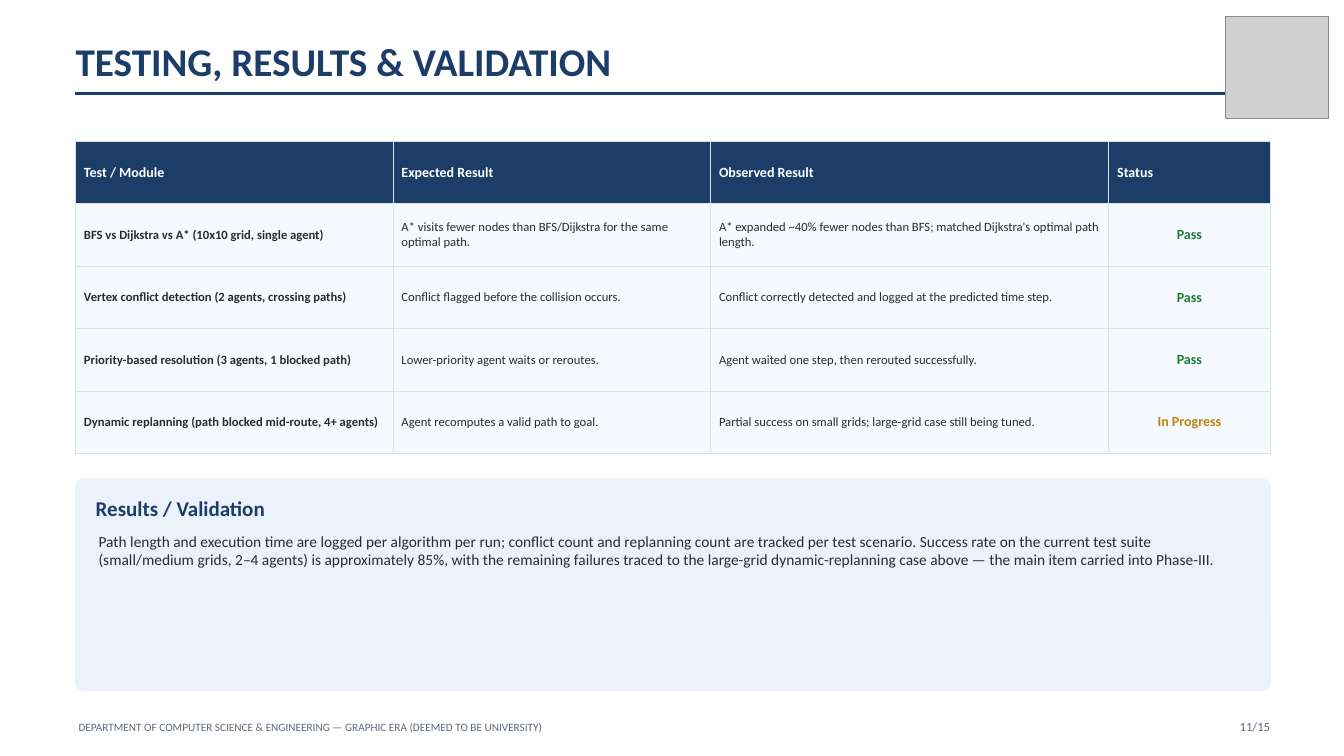
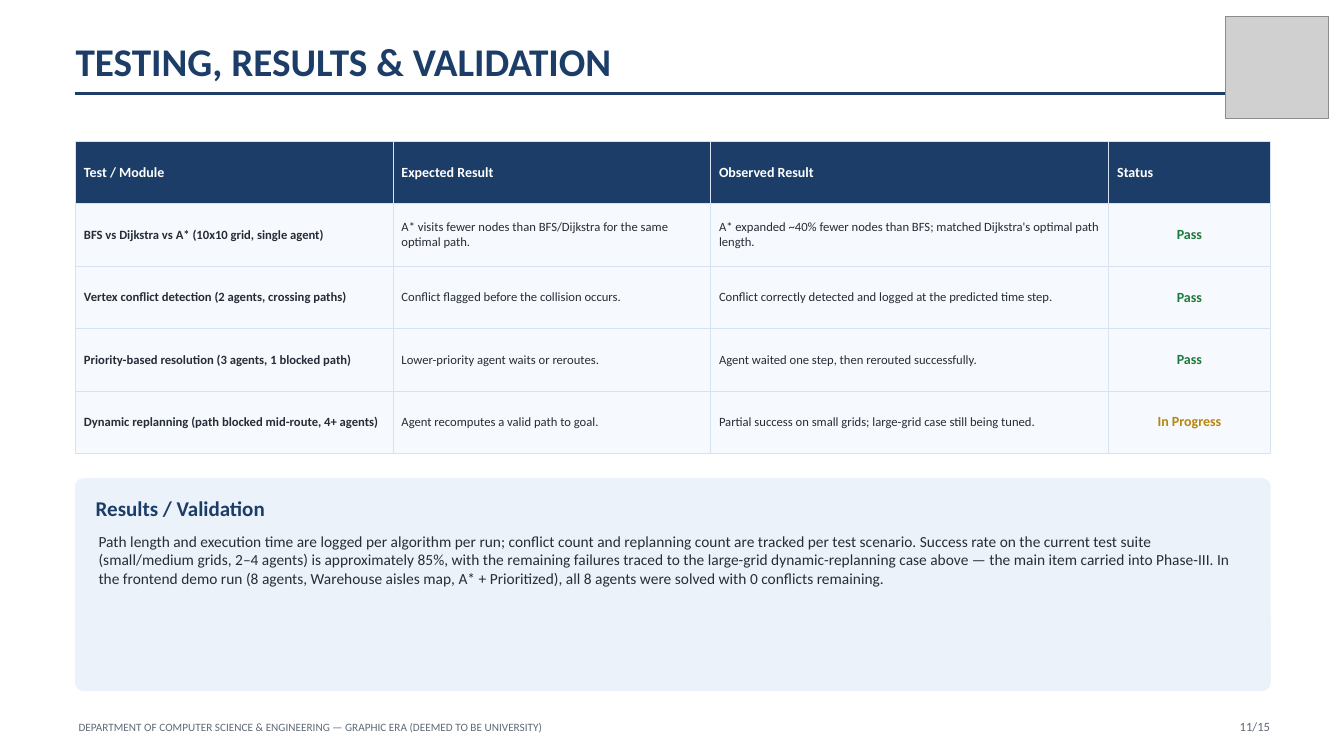
Before and after one commit to ayushirautela123/Simulator-for-Path-Planning-of-Multi-Agent, a slide deck: slide 11 of TeamAFK_PhaseII_Evaluation.pptx. Drawn at 1344x756 pixels with LibreOffice and Linux fonts; fonts in the diff are those of the drawing; grey boxes stand for pictures. Boxes give left, top, right and bottom in pixels: in the first picture for what was removed or moved away, otherwise in the second. Text is boxed around its words. In the diff, an @@ line names an element or a change of style, - is before the commit and + after.

Commit message:
Updated ppt for phase 2 of PBL- SPPM

```diff
--- a/TeamAFK_PhaseII_Evaluation.pptx
+++ b/TeamAFK_PhaseII_Evaluation.pptx
@@ text at (99,536,1229,587): text changed @@
-Path length and execution time are logged per algorithm per run; conflict count and replanning count are tracked per test scenario. Success rate on the current test suite (small/medium grids, 2–4 agents) is approximately 85%, with the remaining failures traced to the large-grid dynamic-replanning case above — the main item carried into Phase-III.
+Path length and execution time are logged per algorithm per run; conflict count and replanning count are tracked per test scenario. Success rate on the current test suite (small/medium grids, 2–4 agents) is approximately 85%, with the remaining failures traced to the large-grid dynamic-replanning case above — the main item carried into Phase-III. In the frontend demo run (8 agents, Warehouse aisles map, A* + Prioritized), all 8 agents were solved with 0 conflicts remaining.
```
Also in this commit, not shown: 12 other slides changed.
